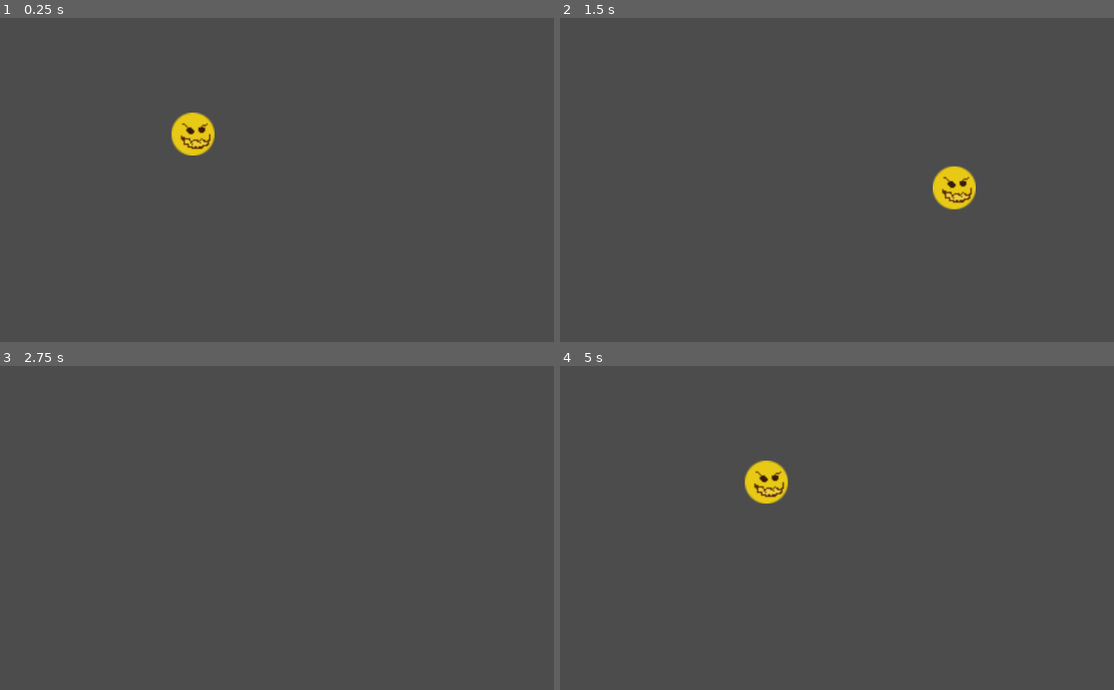
Above: before the commit, frames 1-4 (two rows, left to right).
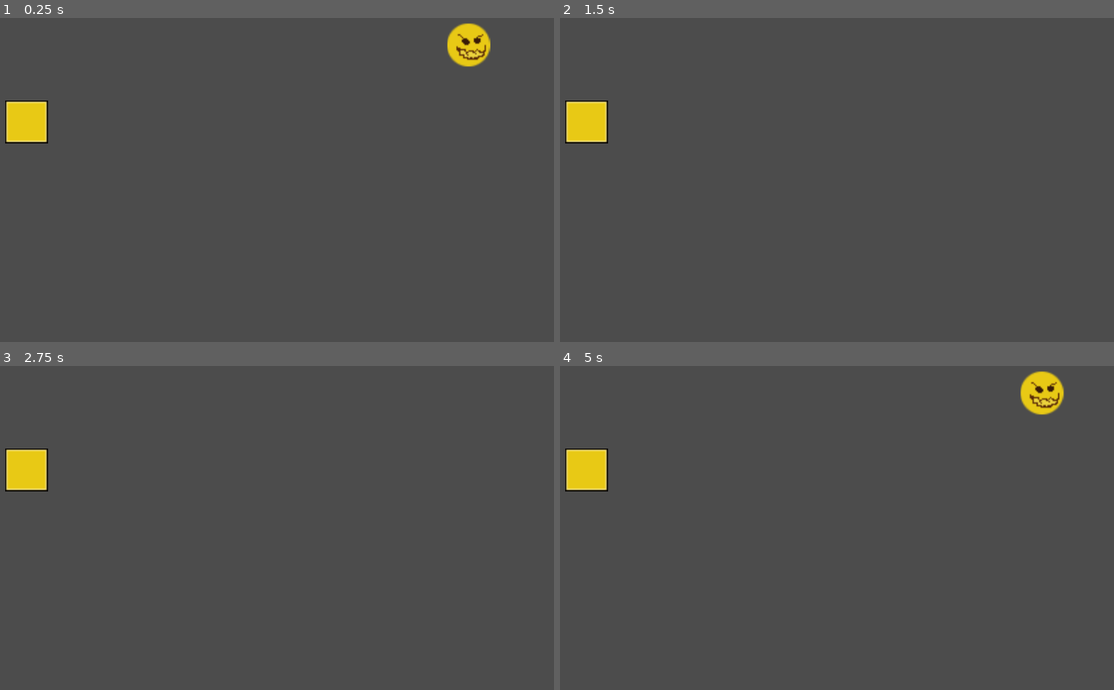
Above: after the commit, the same moments.

Repository: Hackerspace-IFUSP/gameoff
Game: Godot game, scene res://Maps/Park.tscn
Same seed, same stepped clock (60 frames per second), same inputs: the game is played once before the commit and once after it. Before the commit the project starts from res://Maps/Map.tscn.
Inputs:
- Up to frame 1 (0.25 s): no input
- Up to frame 2 (1.5 s): tap Enter at 0.5 s; hold D (move_right) 0.53-1.28 s; hold S (move_down) from 1.28 s (still down)
- Up to frame 3 (2.75 s): release S (move_down) at 2.03 s; hold D (move_right) from 2.03 s (still down)
- Up to frame 4 (5 s): release D (move_right) at 2.78 s; hold W (move_up) 2.78-3.53 s; tap Space at 3.5 s; hold A (move_left) from 3.53 s (still down)

The runs differ from the first frame. In frame 1, 2.7% of the frame differs, in the area x 0-89%, y 1-43%; in frame 2, 1.9%; in frame 3, 1.0%; in frame 4, 2.8%, in the area x 0-92%, y 1-43%.

Commit message:
added hive

Diff:
--- a/Maps/Map.tscn
+++ /dev/null
@@ -1,8 +0,0 @@
-[gd_scene load_steps=2 format=2]
-
-[ext_resource path="res://Scenes/Bee.tscn" type="PackedScene" id=1]
-
-[node name="Map" type="Node2D"]
-
-[node name="Bee" parent="." instance=ExtResource( 1 )]
-position = Vector2( 486, 290 )
--- /dev/null
+++ b/Maps/Park.tscn
@@ -0,0 +1,12 @@
+[gd_scene load_steps=3 format=2]
+
+[ext_resource path="res://Scenes/Hive.tscn" type="PackedScene" id=1]
+[ext_resource path="res://Scenes/Bee.tscn" type="PackedScene" id=2]
+
+[node name="Map" type="Node2D"]
+
+[node name="Hive" parent="." instance=ExtResource( 1 )]
+position = Vector2( 237.875, 271.53 )
+
+[node name="Bee" parent="." instance=ExtResource( 2 )]
+position = Vector2( 896.585, 156.914 )
--- /dev/null
+++ b/Scenes/Hive.tscn
@@ -0,0 +1,23 @@
+[gd_scene load_steps=4 format=2]
+
+[ext_resource path="res://Sprites/Hive.png" type="Texture" id=1]
+
+[sub_resource type="RectangleShape2D" id=1]
+extents = Vector2( 32, 32 )
+
+[sub_resource type="CircleShape2D" id=2]
+radius = 128.25
+
+[node name="Hive" type="StaticBody2D"]
+
+[node name="CollisionShape2D" type="CollisionShape2D" parent="."]
+shape = SubResource( 1 )
+
+[node name="Sprite" type="Sprite" parent="."]
+scale = Vector2( 2, 2 )
+texture = ExtResource( 1 )
+
+[node name="Range" type="Area2D" parent="."]
+
+[node name="CollisionShape2D" type="CollisionShape2D" parent="Range"]
+shape = SubResource( 2 )
--- a/project.godot
+++ b/project.godot
@@ -21,7 +21,7 @@
 [application]
 
 config/name="Gameoff"
-run/main_scene="res://Maps/Map.tscn"
+run/main_scene="res://Maps/Park.tscn"
 config/icon="res://icon.png"
 
 [input]
Binary file added: Sprites/Hive.png
Not shown, added: Sprites/Hive.png.import
Not shown, added: Sprites/Hive.xcf
